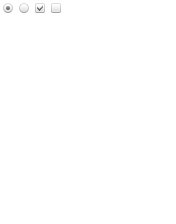
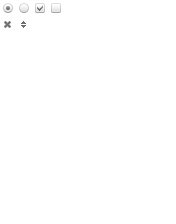
Before/after of a 176x224 layered artwork. What changed in the layer stack:
added layer "Ebene 6" above "Ebene 5" over (21, 21, 26, 28)
added layer "Ebene 5" above "Ebene 3" over (4, 21, 11, 28)
